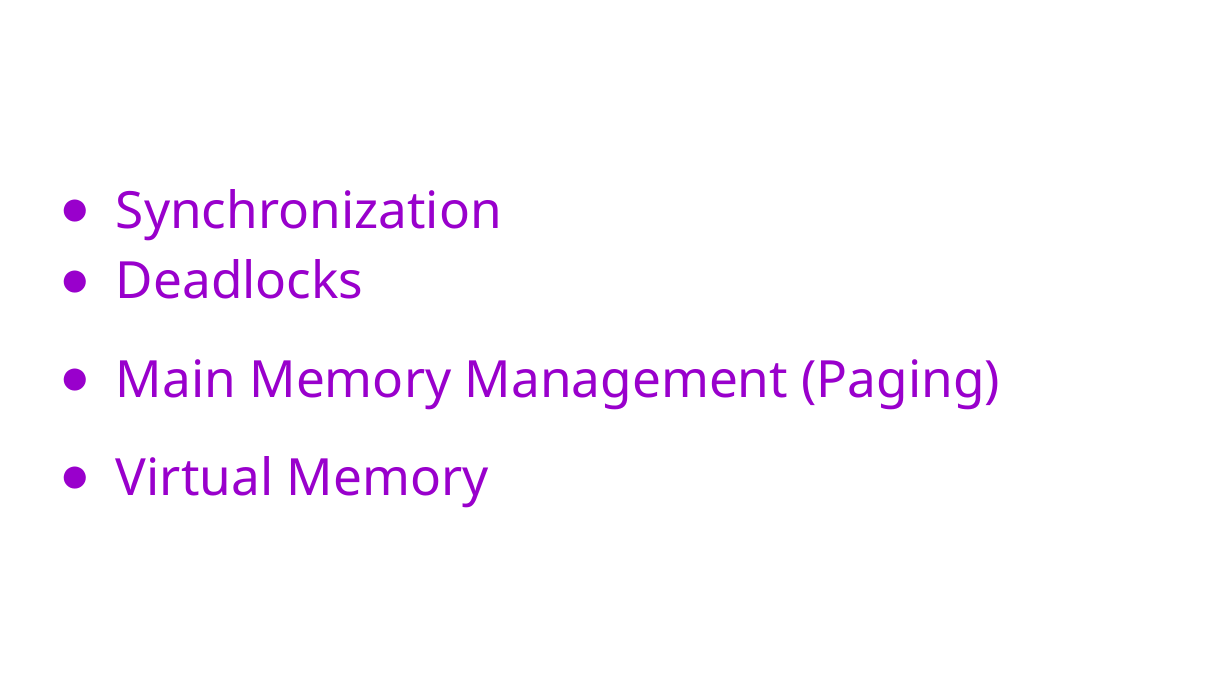
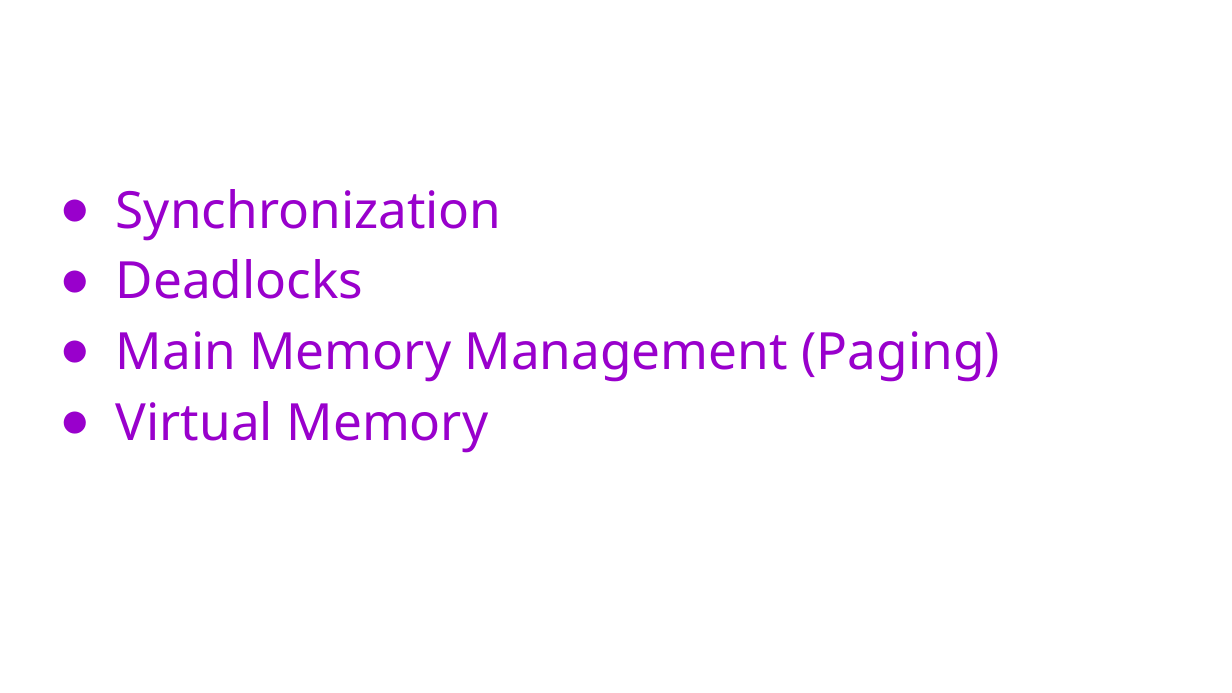
Before and after one commit to springefrei2018/OS-Lab-Aug-2018, a slide deck: slide 3 of evaluation-method/Evaluation-OS-Module.pptx. Drawn at 1232x693 pixels with LibreOffice and Linux fonts; fonts in the diff are those of the drawing. Boxes give left, top, right and bottom in pixels: in the first picture for what was removed or moved away, otherwise in the second. Text is boxed around its words. In the diff, an @@ line names an element or a change of style, - is before the commit and + after.

```diff
--- a/evaluation-method/Evaluation-OS-Module.pptx
+++ b/evaluation-method/Evaluation-OS-Module.pptx
@@ text at bbox=[116, 331, 1000, 453]: less space between paragraphs @@
```
Also in this commit, not shown: 6 other slides changed.
